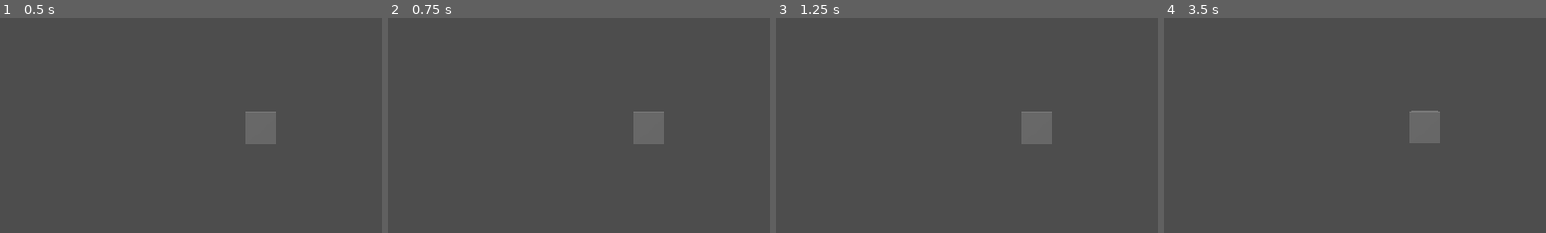
Above: before the commit, frames 1-4 (left to right).
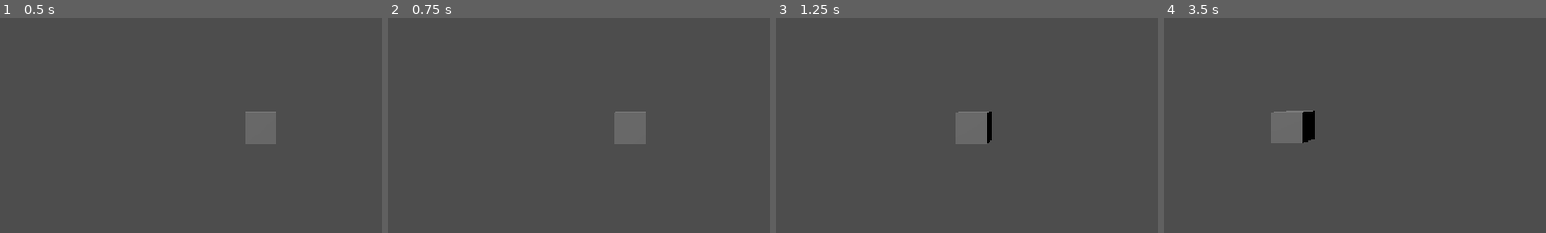
Above: after the commit, the same moments.

Repository: cjratcliff/hellebore
Game: Godot game, scene res://levels/main.tscn
The game is run twice, just before and just after one commit, with the same random seed, the same clock (stepped at 60 frames per second) and the same inputs.
Inputs:
- Up to frame 1 (0.5 s): no input
- Up to frame 2 (0.75 s): tap Enter at 0.5 s; hold D (strafe_right, bound only after the commit) from 0.53 s (still down)
- Up to frame 3 (1.25 s): keep holding D (strafe_right, bound only after the commit)
- Up to frame 4 (3.5 s): release D (strafe_right, bound only after the commit) at 1.28 s; hold S (move_back) 1.28-2.03 s; hold D (strafe_right, bound only after the commit) 2.03-2.78 s; hold W (move_forward) from 2.78 s (still down)
The pictures show only the part of the screen within x 16-66%, y 32-82%; the shares and areas given below are measured in that part.

Frame 1 is identical in both runs. In frame 2, 1.5% of the frame differs, in the area x 59-73%, y 43-59%; in frame 3, 2.6%; in frame 4, 2.9%, in the area x 28-73%, y 43-59%.

Commit message:
move

Diff:
--- a/hellebore/actors/player/player.gd
+++ b/hellebore/actors/player/player.gd
@@ -1,12 +1,18 @@
 extends CharacterBody3D
 
-var speed = 2
+var speed = 3
 
 func _physics_process(delta: float) -> void:
-	velocity = Vector3.ZERO
+	var dir = Vector3.ZERO
 	if Input.is_action_pressed("move_forward"):
-		velocity = Vector3.FORWARD * speed
+		dir += Vector3.FORWARD
 	if Input.is_action_pressed("move_back"):
-		velocity = Vector3.BACK * speed
+		dir += Vector3.BACK
 
+	if Input.is_action_pressed("strafe_left"):
+		dir += Vector3.LEFT
+	if Input.is_action_pressed("strafe_right"):
+		dir += Vector3.RIGHT
+
+	velocity = dir.normalized() * speed
 	move_and_slide()
--- a/hellebore/project.godot
+++ b/hellebore/project.godot
@@ -27,12 +27,12 @@
 "events": [Object(InputEventKey,"resource_local_to_scene":false,"resource_name":"","device":-1,"window_id":0,"alt_press …(192 unchanged characters)…
 ]
 }
-turn_left={
+strafe_left={
 "deadzone": 0.2,
 "events": [Object(InputEventKey,"resource_local_to_scene":false,"resource_name":"","device":-1,"window_id":0,"alt_press …(191 unchanged characters)…
 ]
 }
-turn_right={
+strafe_right={
 "deadzone": 0.2,
 "events": [Object(InputEventKey,"resource_local_to_scene":false,"resource_name":"","device":-1,"window_id":0,"alt_press …(192 unchanged characters)…
 ]
